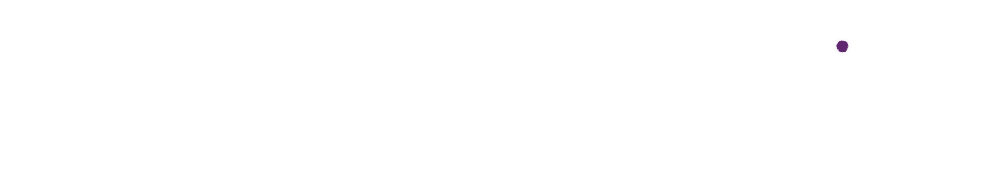
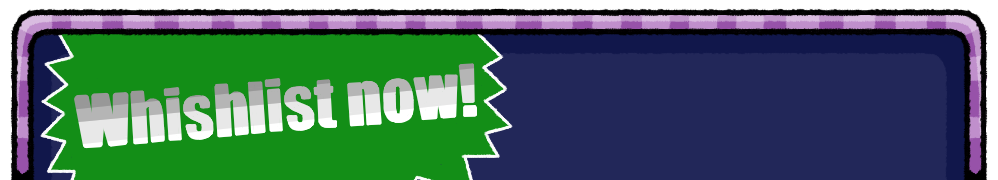
Revision of a layered 998 × 180 image; what changed, layer by layer:
hid "Copiar de Pintar camada 6" over (832, 8, 896, 64)
hid "Pintar camada 7" over (832, 8, 896, 64)
showed group "banner" (3 layers) over (10, 8, 988, 180)
painted on "line" (2nd of 5, in "banner") over (10, 8, 988, 180)
painted on "efeitinho" over (10, 8, 988, 180)
painted on "paint" (1st of 4, in "banner") over (10, 8, 988, 180)
showed group "BGs" (28 layers) over (10, 8, 988, 180)
added group "Wonderjack" with 7 layers in group "BGs" over (10, 8, 988, 180)
added group "logo_steam" (1st of 3, in "BGs" › "Wonderjack") with 6 layers in group "Wonderjack" over (10, 8, 988, 180)
added layer "Pintar camada 5 Mescladas" in group "logo_steam" over (64, 8, 512, 180)
added layer "line" (3rd of 5, in "BGs" › "Wonderjack" › "logo_steam") in group "logo_steam" over (10, 8, 576, 180)
added layer "paint" (2nd of 4, in "BGs" › "Wonderjack" › "logo_steam") in group "logo_steam" over (10, 8, 512, 180)
added layer "Copiar de 1" in group "logo_steam" over (10, 8, 988, 180)
showed group "S&C" (10 layers) over (10, 8, 988, 180)
painted on "Sprite-0002.png" (1st of 2, in "BGs" › "S&C") over (576, 8, 832, 128)
painted on "Pintar camada 5" (1st of 2, in "BGs" › "S&C" › "logo_steam") over (64, 8, 512, 180)
painted on "line" (4th of 5, in "BGs" › "S&C" › "logo_steam") over (10, 8, 576, 180)
painted on "cortina preta" over (10, 8, 988, 180)
painted on "icon_itchio.png" over (10, 8, 988, 180)